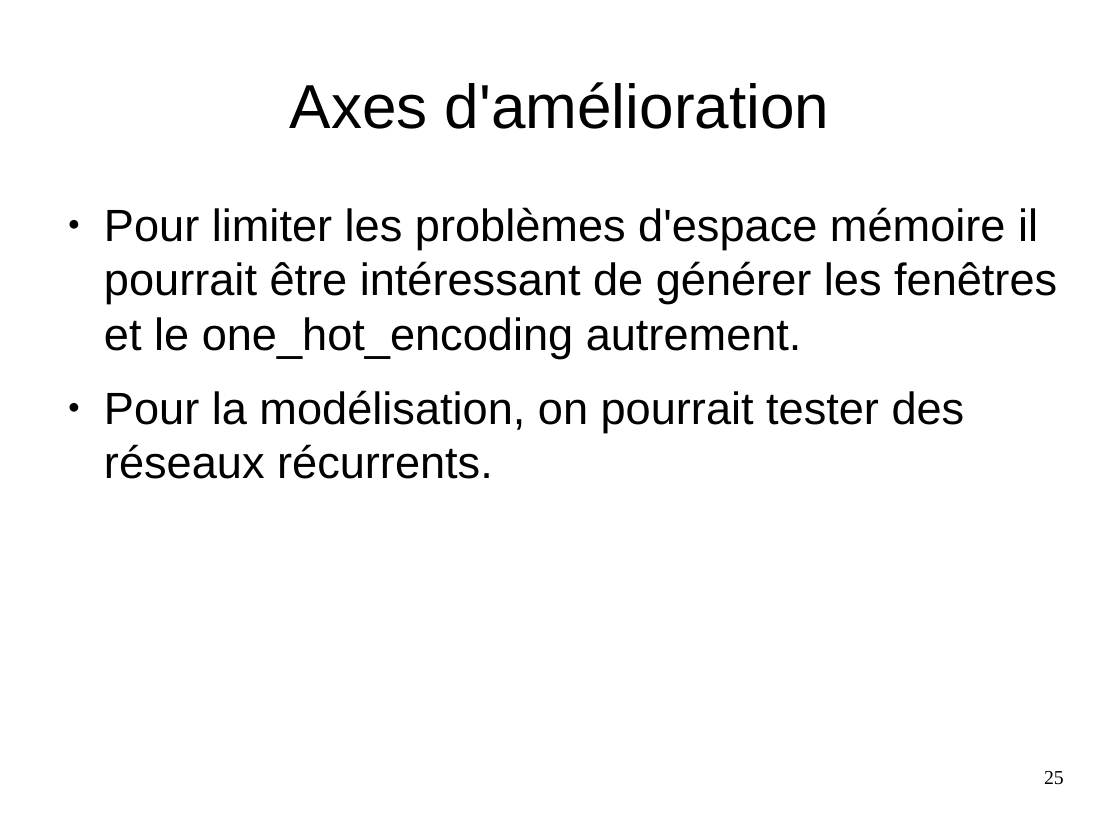
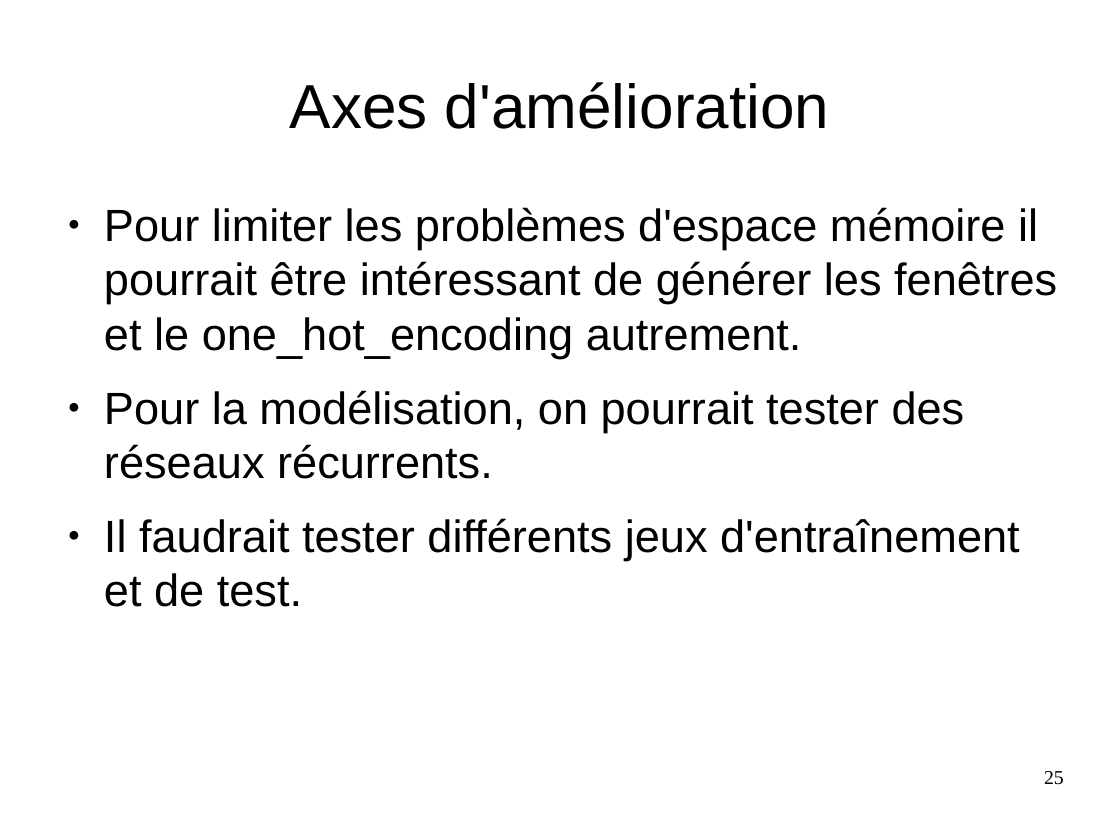
Before and after one commit to MathieuxTony/Projet-7, a slide deck: slide 25 of presentation.odp. Drawn at 1120x840 pixels with LibreOffice and Linux fonts; fonts in the diff are those of the drawing. Boxes give left, top, right and bottom in pixels: in the first picture for what was removed or moved away, otherwise in the second. Text is boxed around its words. In the diff, an @@ line names an element or a change of style, - is before the commit and + after.

```diff
--- a/presentation.odp
+++ b/presentation.odp
@@ text at <box>104,518,1020,607</box>: paragraph added @@
+● Il faudrait tester différents jeux d'entraînement et de test.
```
Also in this commit, not shown: 1 other slide changed, 2 other files.
